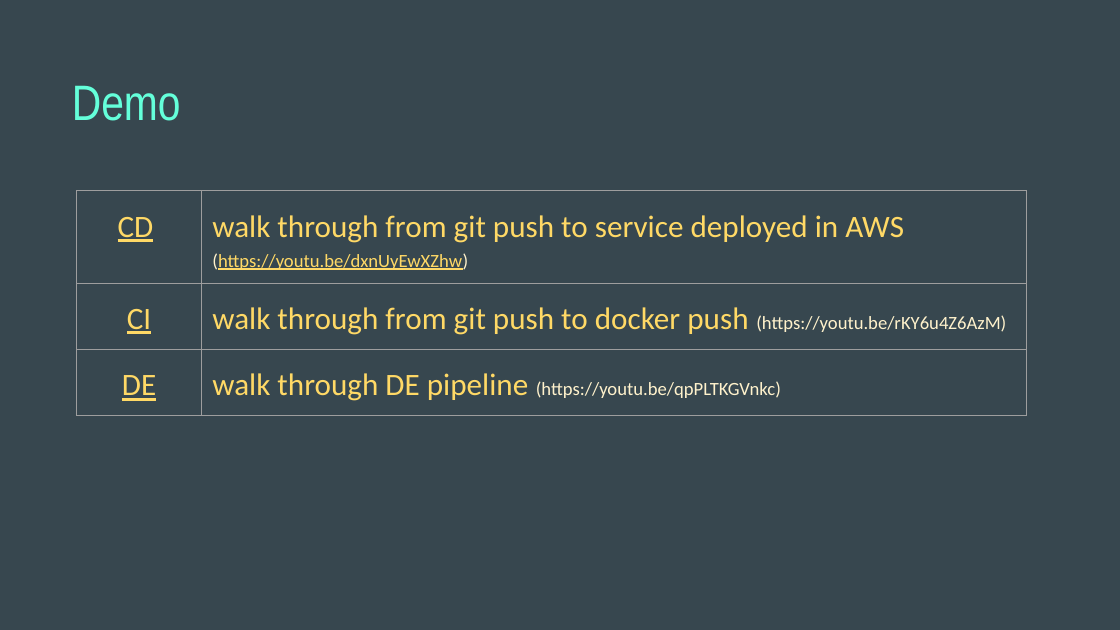
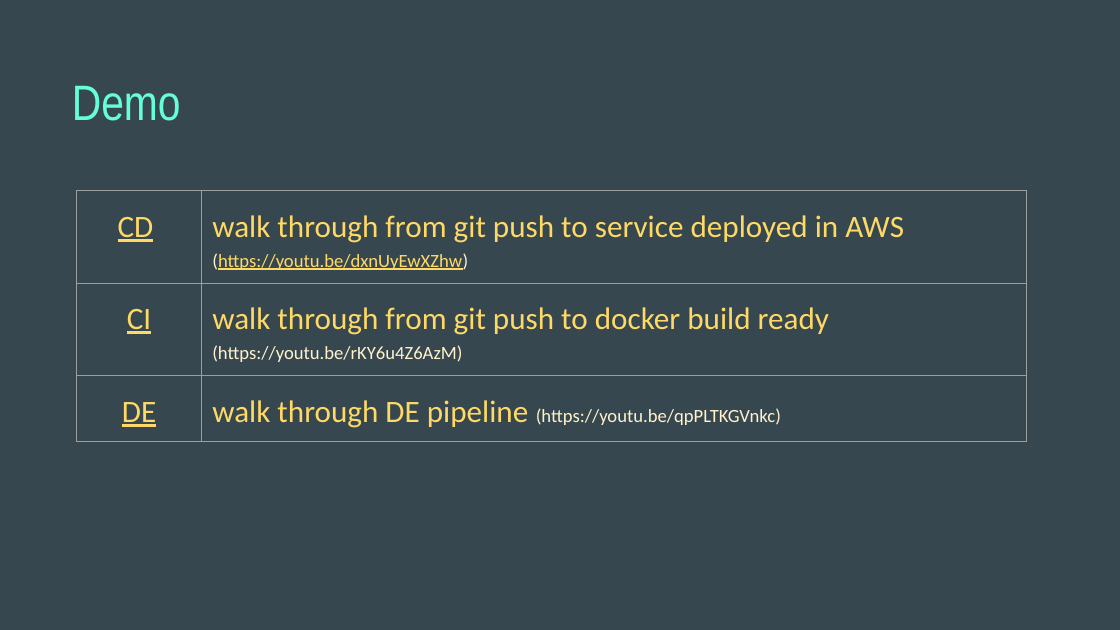
Before and after one commit to wgong/code2cloud, a slide deck: slide 8 of docs/code2cloud.pptx. Drawn at 1120x630 pixels with LibreOffice and Linux fonts; fonts in the diff are those of the drawing. Boxes give left, top, right and bottom in pixels: in the first picture for what was removed or moved away, otherwise in the second. Text is boxed around its words. In the diff, an @@ line names an element or a change of style, - is before the commit and + after.

```diff
--- a/docs/code2cloud.pptx
+++ b/docs/code2cloud.pptx
@@ table at (77,192,1027,559) @@
-row 2, column 2: walk through from git push to docker push (https://youtu.be/rKY6u4Z6AzM)
+row 2, column 2: walk through from git push to docker build ready (https://youtu.be/rKY6u4Z6AzM)
```
Also in this commit, not shown: 8 other slides changed, 2 slides added, 1 other file.
